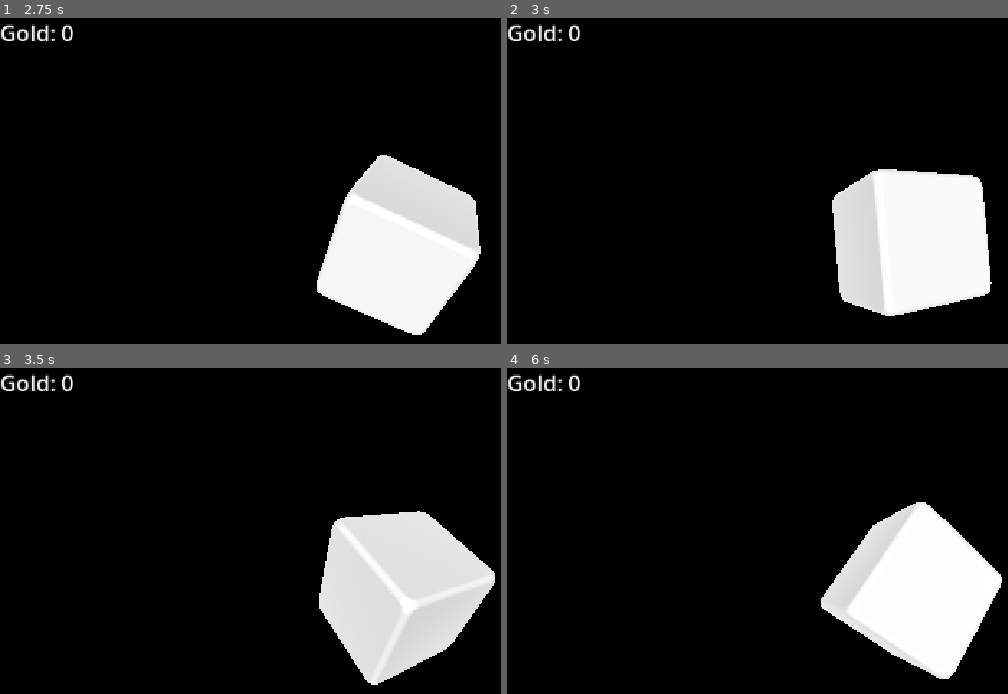
Above: before the commit, frames 1-4 (two rows, left to right).
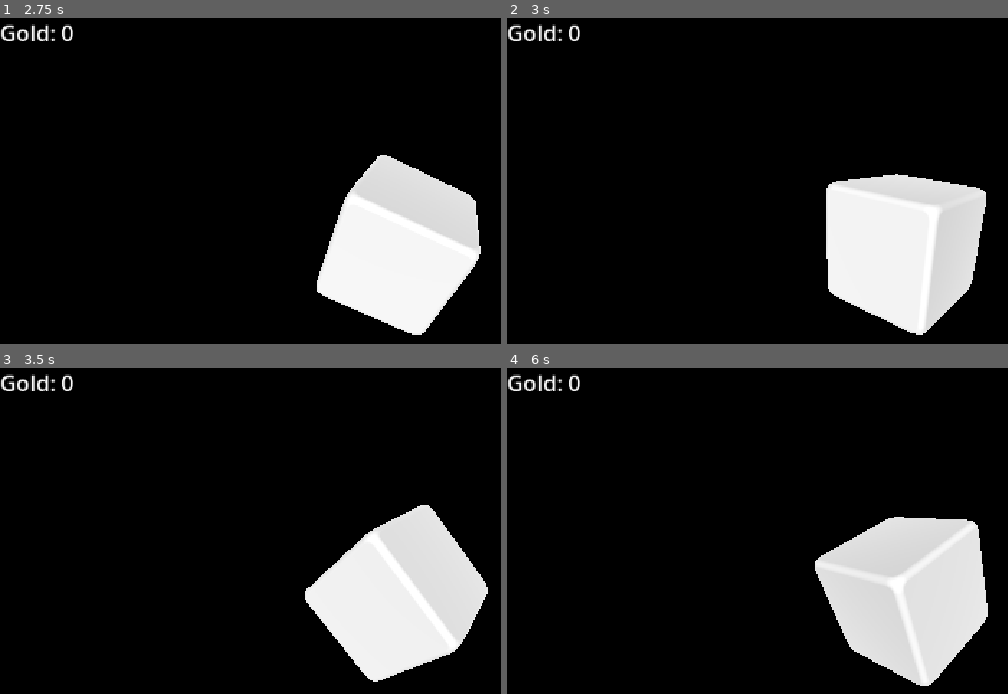
Above: after the commit, the same moments.

Repository: CyberSugarStudios/clickerCube
Game: Godot game, scene res://scenes/main.tscn
The game is run twice, just before and just after one commit, with the same random seed, the same clock (stepped at 60 frames per second) and the same inputs.
Inputs (mouse positions are in pixels of both pictures, inside the frame that each line leads up to):
- Up to frame 1 (2.75 s): move the mouse to (outside the picture) at 0.52 s; click (outside the picture) at 0.67 s; tap Enter at 1.25 s; drag from (240, 265) to (360, 330) at 1.27 s; tap Space at 2 s; move the mouse to (480, 141) at 2.02 s; click (480, 141) at 2.17 s
- Up to frame 2 (3 s): tap Enter at 2.75 s; drag from (867, 330) to (667, 174) at 2.77 s
- Up to frame 3 (3.5 s): no input
- Up to frame 4 (6 s): tap Space at 3.5, 5 s; move the mouse to (outside the picture) at 3.52 s; click (outside the picture) at 3.67 s; tap Enter at 4.25 s; drag from (667, 524) to (787, 478) at 4.27 s; move the mouse to (947, 592) at 5.02 s; click (947, 592) at 5.17 s; drag from (787, 478) to (747, 615) at 5.77 s

Frame 1 is identical in both runs. In frame 2, 6.8% of the frame differs, in the area x 63-97%, y 46-98%; in frame 3, 3.1%; in frame 4, 8.9%, in the area x 61-99%, y 41-98%.

Commit message:
Tune the click vs drag
Added click-streak tracking, can expand on this later for gameplay, not just testing

Diff:
--- a/clickerCube/scenes/main.tscn
+++ b/clickerCube/scenes/main.tscn
@@ -36,4 +36,3 @@
 script = ExtResource("3_sugp2")
 camera = NodePath("../Camera3D")
 grid = NodePath("../CubeGrid")
-quick_tap_time = 1.0
--- a/clickerCube/scripts/grid_controls.gd
+++ b/clickerCube/scripts/grid_controls.gd
@@ -6,11 +6,14 @@
 @export var camera: Camera3D
 @export var grid: Node3D
 @export var drag_threshold: float = 20.0
-@export var quick_drag_threshold: float = 50.0
-@export var quick_tap_time: float = 0.15
+@export var quick_drag_threshold: float = 80.0
+@export var quick_tap_time: float = 0.10
 @export var rotate_speed: float = 0.01
+@export var click_streak_window: float = 0.35
 #endregion
 
+var last_tap_time: float = -1.0
+var in_click_streak: bool = false
 var is_pressing: bool = false
 var is_dragging: bool = false
 var press_pos: Vector2
@@ -26,17 +29,21 @@
 			is_dragging = false
 			press_pos = event.position
 			press_time = Time.get_ticks_msec() / 1000.0
+			in_click_streak = last_tap_time >= 0.0 and press_time - last_tap_time < click_streak_window
 		else:
 			if is_pressing and not is_dragging:
 				pending_tap = true
 				tap_pos = event.position
+				last_tap_time = Time.get_ticks_msec() / 1000.0
 			is_pressing = false
 			is_dragging = false
 	elif event is InputEventScreenDrag and event.index == 0 and is_pressing:
 		var held_for := Time.get_ticks_msec() / 1000.0 - press_time
-		var threshold := quick_drag_threshold if held_for < quick_tap_time else drag_threshold
+		var use_quick := held_for < quick_tap_time or in_click_streak
+		var threshold := quick_drag_threshold if use_quick else drag_threshold
 		if not is_dragging and event.position.distance_to(press_pos) > threshold:
 			is_dragging = true
+			print("Drag started: held %.2fs, moved %.0fpx, threshold %.0f" % [held_for, event.position.distance_to(press_pos), threshold])
 		if is_dragging:
 			grid.rotate(Vector3.UP, event.relative.x * rotate_speed)
 			grid.rotate(Vector3.RIGHT, event.relative.y * rotate_speed)
